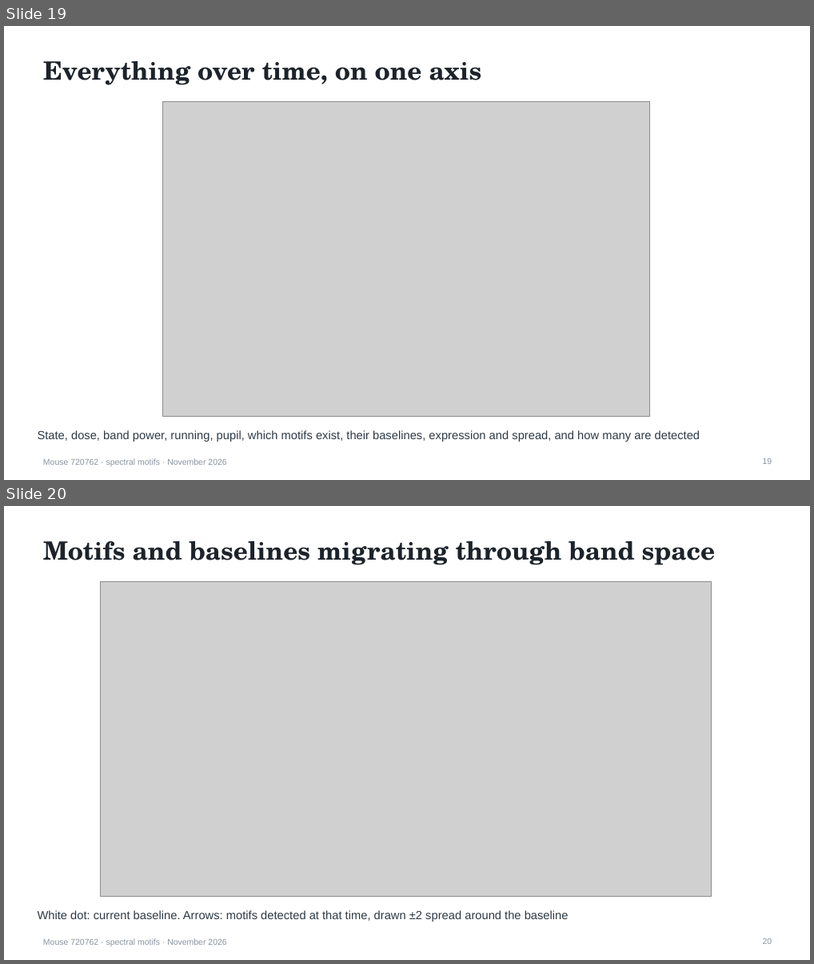
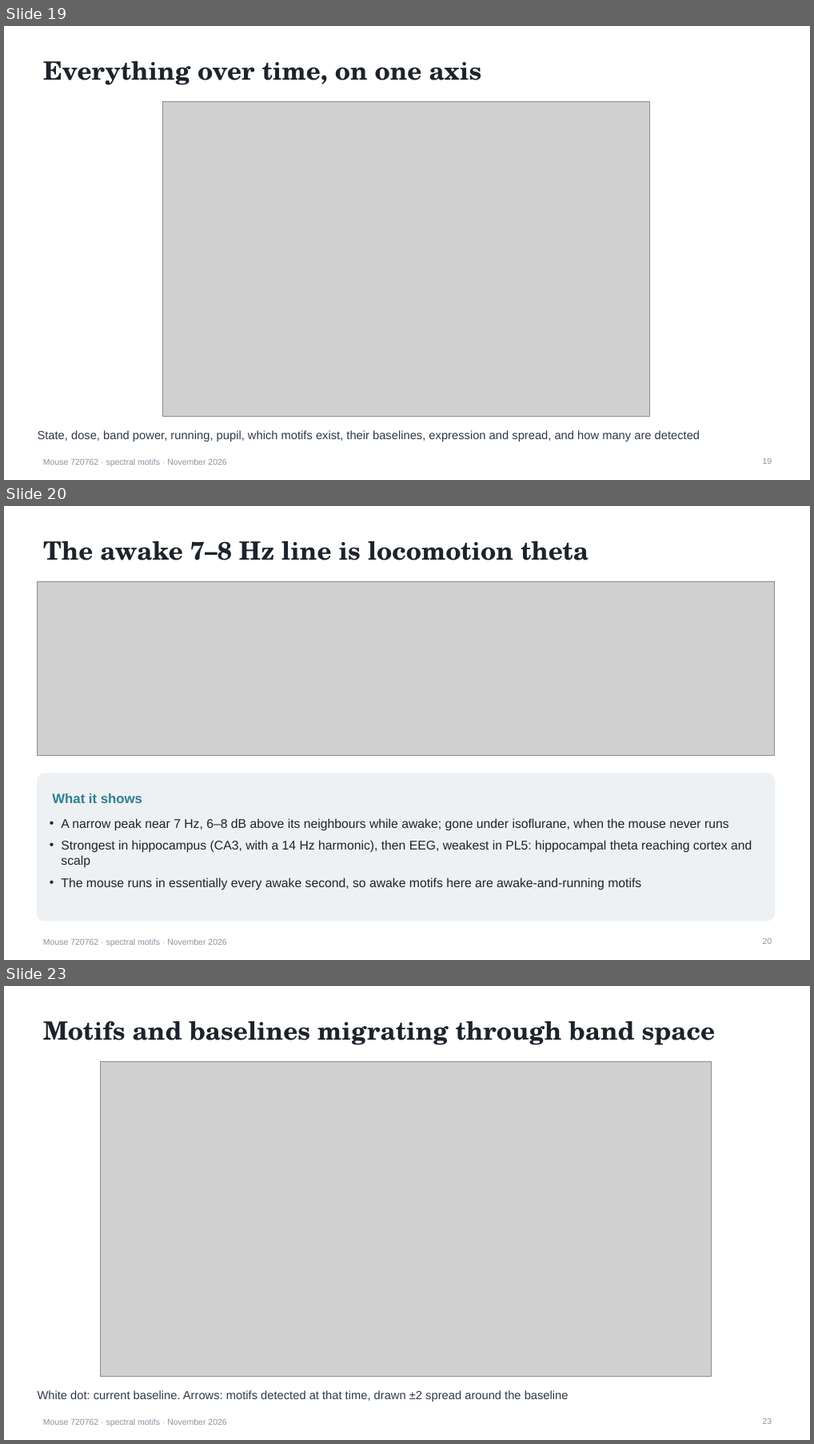
Before and after one commit to saasberkeley/dc-allen, a slide deck: data/out/2026-11-10_report/motif_tracking_report.pptx. Shown one above the other, each under a label of ours: slides 19 and 20 before the commit, slides 19, 20 and 23 after it; the slides between them are not shown. The pictures are 814x964 and 814x1444 pixels, drawn with LibreOffice and Linux fonts; fonts in the diff are those of the drawing; grey boxes stand for pictures. Boxes give left, top, right and bottom in pixels: in the first picture for what was removed or moved away, otherwise in the second. Text is boxed around its words. In the diff, an @@ line names an element or a change of style, - is before the commit and + after.

```diff
--- a/data/out/2026-11-10_report/motif_tracking_report.pptx
+++ b/data/out/2026-11-10_report/motif_tracking_report.pptx
@@ slide 20 added at bbox=[4, 506, 810, 960], background #FFFFFF; not listed: 1 template element that a slide beside it also shows @@
@@ title added at bbox=[43, 541, 589, 560], 30 pt, text #1D232B, bold @@
+The awake 7–8 Hz line is locomotion theta
@@ picture added at bbox=[38, 582, 775, 756] @@
@@ rounded rectangle added at bbox=[38, 773, 775, 920], fill #EEF1F4, outline #EEF1F4 1 pt @@
@@ text added at bbox=[52, 793, 142, 803], 16 pt, text #2F7F8F, bold @@
+What it shows
@@ text added at bbox=[61, 818, 752, 890], 15 pt, text #1D232B @@
+• A narrow peak near 7 Hz, 6–8 dB above its neighbours while awake; gone under isoflurane, when the mouse never runs
+• Strongest in hippocampus (CA3, with a 14 Hz harmonic), then EEG, weakest in PL5: hippocampal theta reaching cortex and scalp
+• The mouse runs in essentially every awake second, so awake motifs here are awake-and-running motifs
@@ page number added at bbox=[763, 938, 773, 944], 10 pt, text #8A94A0 @@
+20
@@ what was slide 20 is now slide 23 @@
@@ page number at bbox=[763, 1418, 773, 1424]: text changed @@
-20
+23
```
Also in this commit, not shown: 1 slide changed, 2 other slides added, 9 other files.
